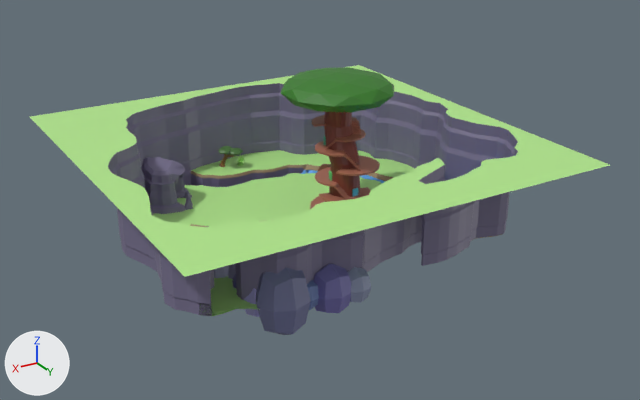
The FBX model Assets/Models/Maps/HollowMap.fbx, before and after one commit.
Rendered twice from a 50 mm lens placed at (271.0, 476.0, 241.0), pointed at (3.0, 29.0, 18.0). Lighting does not change. The marker at lower left points along +X, +Y and +Z. Where no turn or scale is listed for an object, it has been applied to the vertices.

Objects in the first picture: 'Cube', 'Cube.014', 'Cube.015', 'Floor3', 'Hollow', 'Leaves', 'Trunk'.
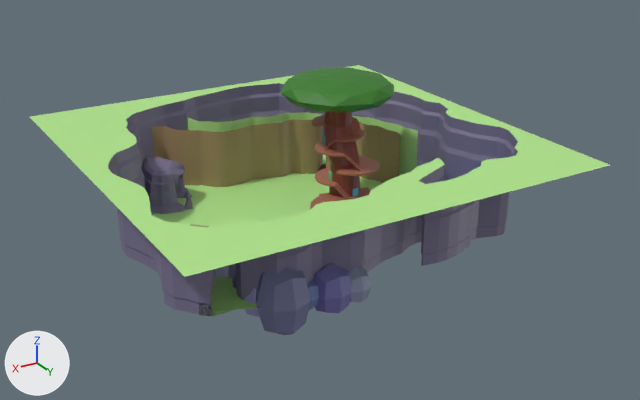
Where the change shows, as pixel boxes (x1, y1, x2, y2) in the pictures (640 x 400 px):
'invisible walls', added
    after: (152, 114, 401, 187)
'invisible walls 2', added (green)
    after: (188, 112, 418, 176)

Edits to the bpy script that builds the scene:
```text
Add me_plane_001:
    me_plane_001.from_pydata(...)  # 84 vertices, 40 faces; spans x -81.4..57.5, y -104.0..-1.3, z -0.4..41.8
    me_plane_001.materials.append(mat_dirt)  # brown #a08962
Add me_plane_002:
    me_plane_002.from_pydata(...)  # 92 vertices, 44 faces; spans x -96.1..28.1, y -110.7..-2.9, z 1.1..41.7
    me_plane_002.materials.append(mat_grass)  # green #b2e78c
Add ob_invisible_walls:
    ob_invisible_walls = bpy.data.objects.new('invisible walls', me_plane_001)
    ob_invisible_walls.location = (11.6, 17.3, 3.2)
Add ob_invisible_walls_2:
    ob_invisible_walls_2 = bpy.data.objects.new('invisible walls 2', me_plane_002)
    ob_invisible_walls_2.location = (11.6, 17.3, 3.2)
```
